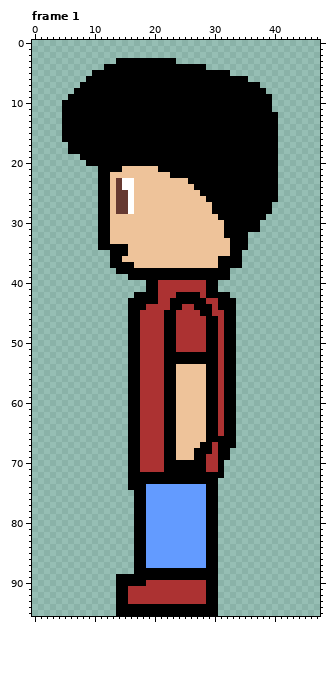
Two states of a pixel-art file, images/test/PlrSpriteTest/AnimationTesting/PlrAnimationTest.ase. Above: the version before the commit.
48x96 pixels, 8 frames. Shown: frame 1. The commit also changed other frames, which this record leaves out.
And afterwards:
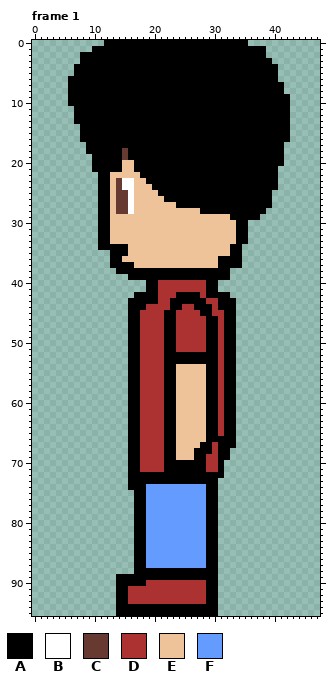
Palette (. is transparent): A #000000  B #ffffff  C #663931  D #ac3232  E #eec39a  F #639bff
Difference:
Frame 1, layer "Hair":
y 0: x 12..35 ........................ -> AAAAAAAAAAAAAAAAAAAAAAAA
y 1: x 10..38 ............................. -> AAAAAAAAAAAAAAAAAAAAAAAAAAAAA
y 2: x 8..38 ............................... -> AAAAAAAAAAAAAAAAAAAAAAAAAAAAAAA
y 3: x 8..13 ...... -> AAAAAA; x 24..39 ................ -> AAAAAAAAAAAAAAAA
y 4: x 7..11 ..... -> AAAAA; x 29..40 ............ -> AAAAAAAAAAAA
y 5: x 7..9 ... -> AAA; x 33..40 ........ -> AAAAAAAA
y 6: x 6..8 ... -> AAA; x 36..40 ..... -> AAAAA
y 7: x 6..7 .. -> AA; x 38..41 .... -> AAAA
y 8: x 6 . -> A; x 39..41 ... -> AAA
y 9: x 40..42 ... -> AAA
y 10: x 5 A -> .; x 40..42 ... -> AAA
y 11: x 5..6 AA -> ..; x 40..42 ... -> AAA
y 12..13: x 5..6 AA -> ..; x 41..42 .. -> AA
y 14..16: x 5..7 AAA -> ...; x 41..42 .. -> AA
y 17: x 6..8 AAA -> ...; x 41 . -> A
y 18: x 6..8 AAA -> ...; x 15 A -> C; x 41 . -> A
y 19: x 8..9 AA -> ..; x 15 A -> C; x 41 . -> A
y 20: x 9 A -> .; x 15..16 AA -> EE; x 41 . -> A
y 21: x 10 . -> A; x 17..20 EEEE -> AAAA
y 22: x 18..22 EEEEE -> AAAAA
y 23: x 19..25 EEEEEEE -> AAAAAAA
y 24: x 20..26 EEEEEEE -> AAAAAAA
y 25: x 21..27 EEEEEEE -> AAAAAAA; x 40 A -> .
y 26: x 22..28 EEEEEEE -> AAAAAAA; x 40 A -> .
y 27: x 24..29 EEEEEE -> AAAAAA
y 28: x 28..29 EE -> AA; x 39 A -> .
y 29: x 31..32 AA -> EE; x 38 A -> .
y 30..31: x 32..33 AA -> EE; x 36..37 AA -> ..
y 32: x 32..33 AA -> EE
y 33: x 33 A -> E
y 34: x 35 A -> .
